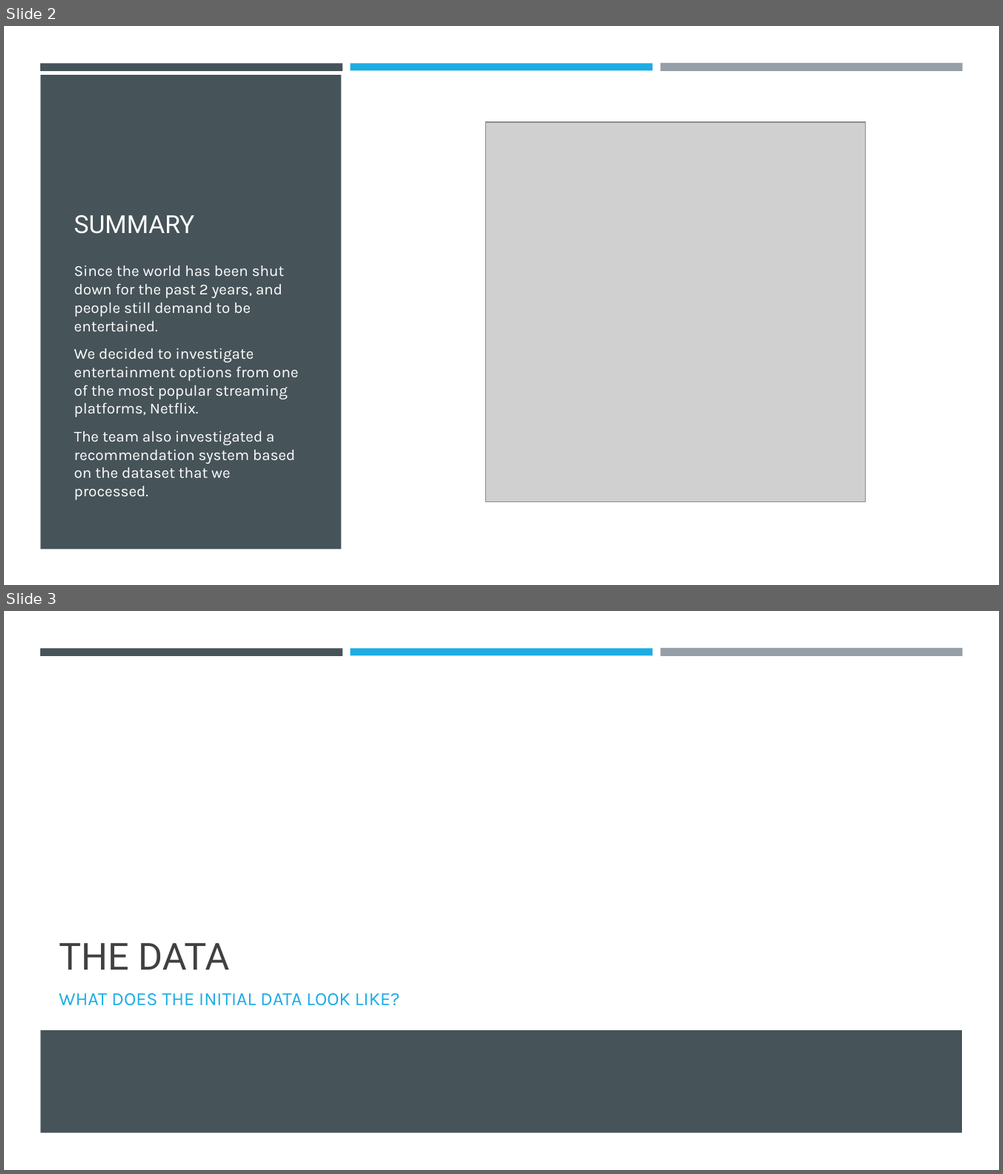
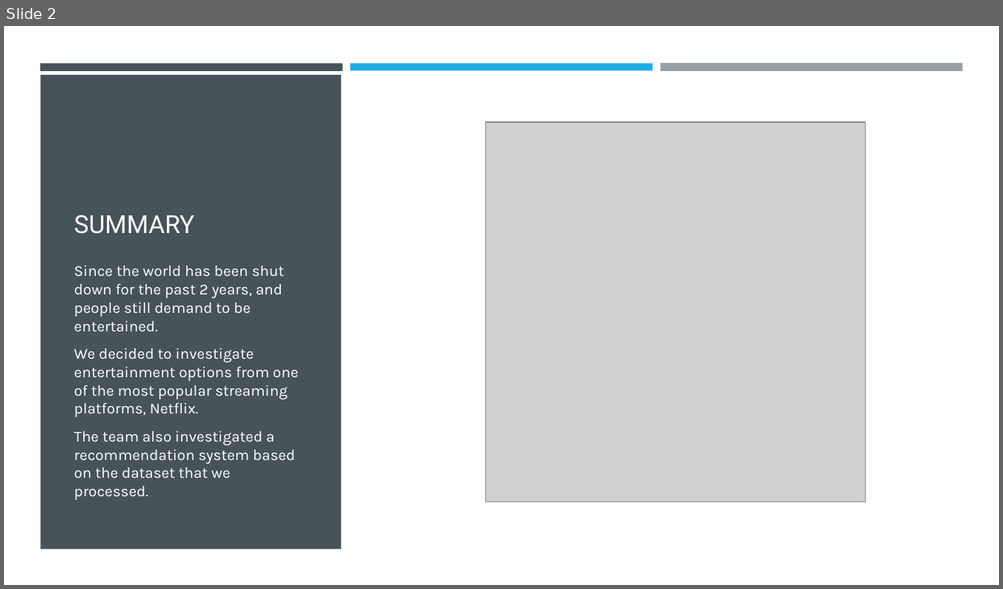
Before and after one commit to a-stockwell/CIDM6312-Project, a slide deck: review_of_netflix_movies_and_tv_shows.pptx. Shown one above the other, each under a label of ours: slides 2 and 3 before the commit, slide 2 after it. The pictures are 1003x1174 and 1003x589 pixels, drawn with LibreOffice and Linux fonts; fonts in the diff are those of the drawing; grey boxes stand for pictures. Boxes give left, top, right and bottom in pixels: in the first picture for what was removed or moved away, otherwise in the second. Text is boxed around its words. In the diff, an @@ line names an element or a change of style, - is before the commit and + after.

```diff
--- a/review_of_netflix_movies_and_tv_shows.pptx
+++ b/review_of_netflix_movies_and_tv_shows.pptx
@@ slide 3 removed at [4, 611, 999, 1170], background #FFFFFF; not listed: 3 template elements that a slide beside it also shows @@
@@ title removed at [59, 943, 229, 970] @@
-THE DATA
@@ text removed at [59, 994, 400, 1006] @@
-WHAT DOES THE INITIAL DATA LOOK LIKE?
@@ rectangle removed at [40, 1031, 962, 1133] @@
```
Also in this commit, not shown: 2 slides changed, 2 slides added, 5 other slides removed.
